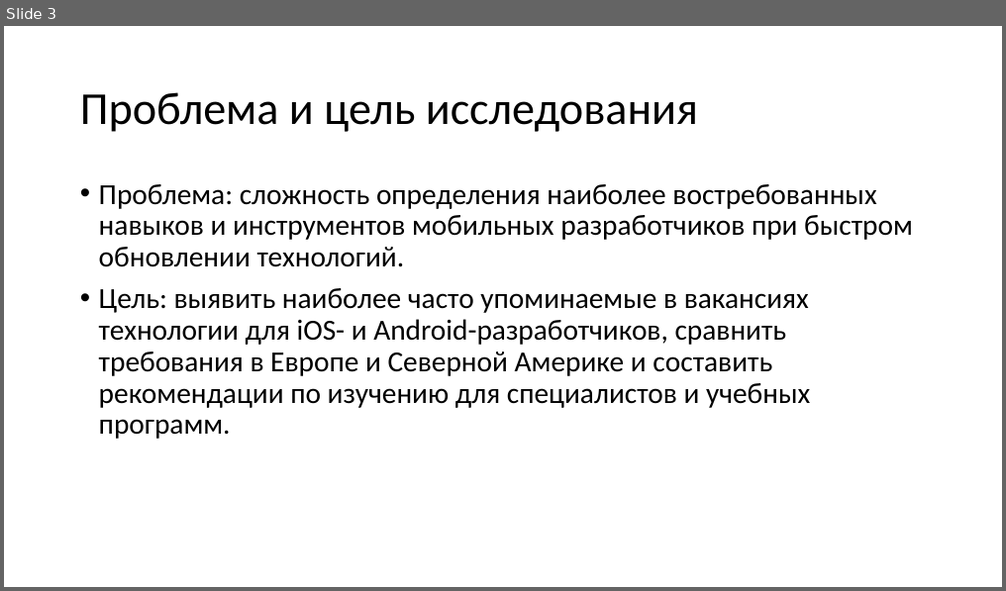
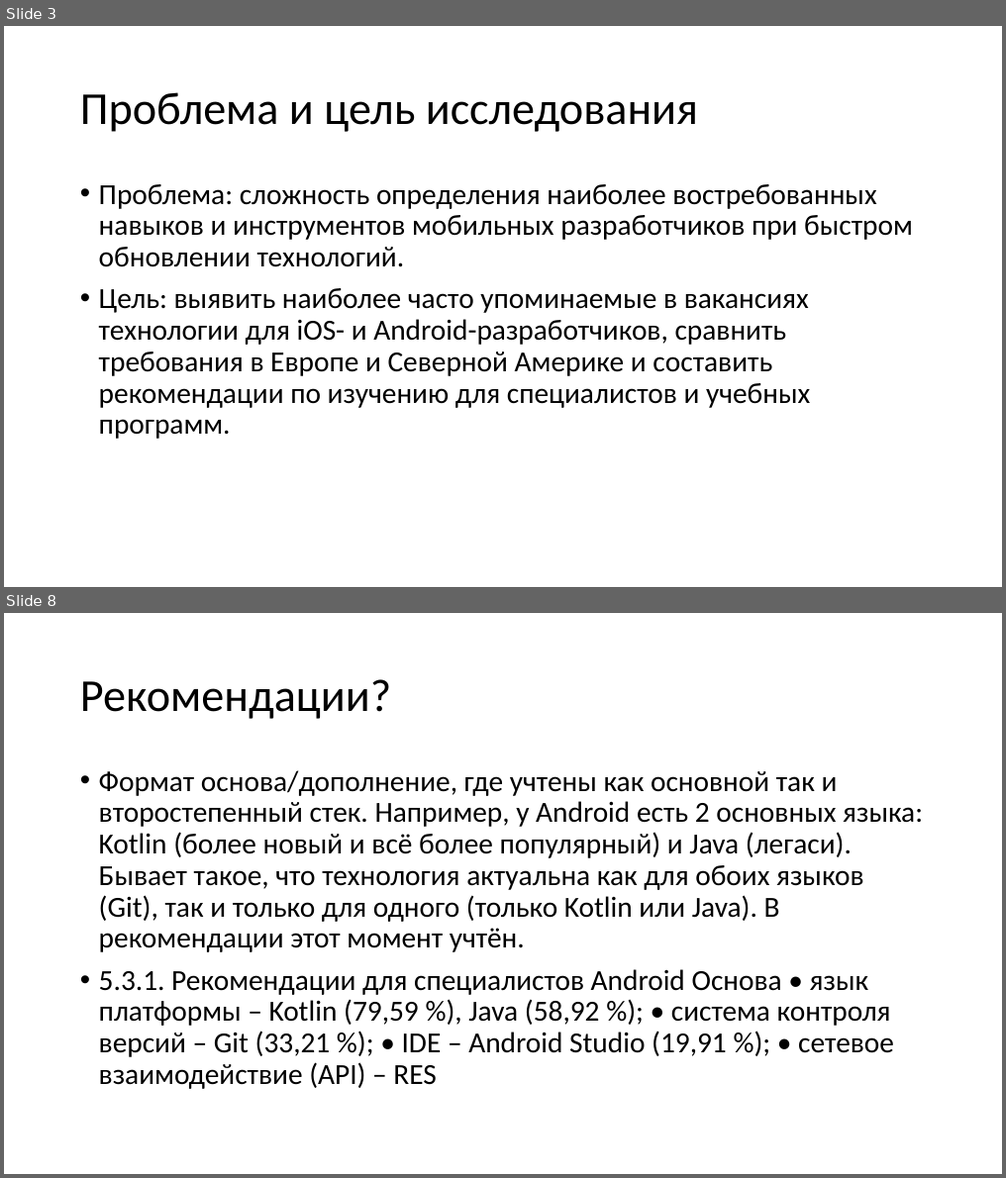
Before and after one commit to S0la1re/Research-work-new, a slide deck: Presentations of Bachelor's theses.pptx. Shown one above the other, each under a label of ours: slide 3 before the commit, slides 3 and 8 after it; the slides between them are not shown. The pictures are 1006x591 and 1006x1178 pixels, drawn with LibreOffice and Linux fonts; fonts in the diff are those of the drawing. Boxes give left, top, right and bottom in pixels: in the first picture for what was removed or moved away, otherwise in the second. Text is boxed around its words. In the diff, an @@ line names an element or a change of style, - is before the commit and + after.

```diff
--- a/Presentations of Bachelor's theses.pptx
+++ b/Presentations of Bachelor's theses.pptx
@@ slide 8 added at [4,613,1002,1174], background #FFFFFF @@
@@ title added at [80,679,391,719], 44 pt, text #000000 @@
+Рекомендации?
@@ text added at [99,770,923,1089], 28 pt, text #000000 @@
+• Формат основа/дополнение, где учтены как основной так и второстепенный стек. Например, у Android есть 2 основных языка: Kotlin (более новый и всё более популярный) и Java (легаси). Бывает такое, что технология актуальна как для обоих языков (Git), так и только для одного (только Kotlin или Java). В рекомендации этот момент учтён.
+• 5.3.1. Рекомендации для специалистов Android Основа • язык платформы – Kotlin (79,59 %), Java (58,92 %); • система контроля версий – Git (33,21 %); • IDE – Android Studio (19,91 %); • сетевое взаимодействие (API) – RES
```
Also in this commit, not shown: 2 slides changed, 4 other slides added, 2 slides removed.
